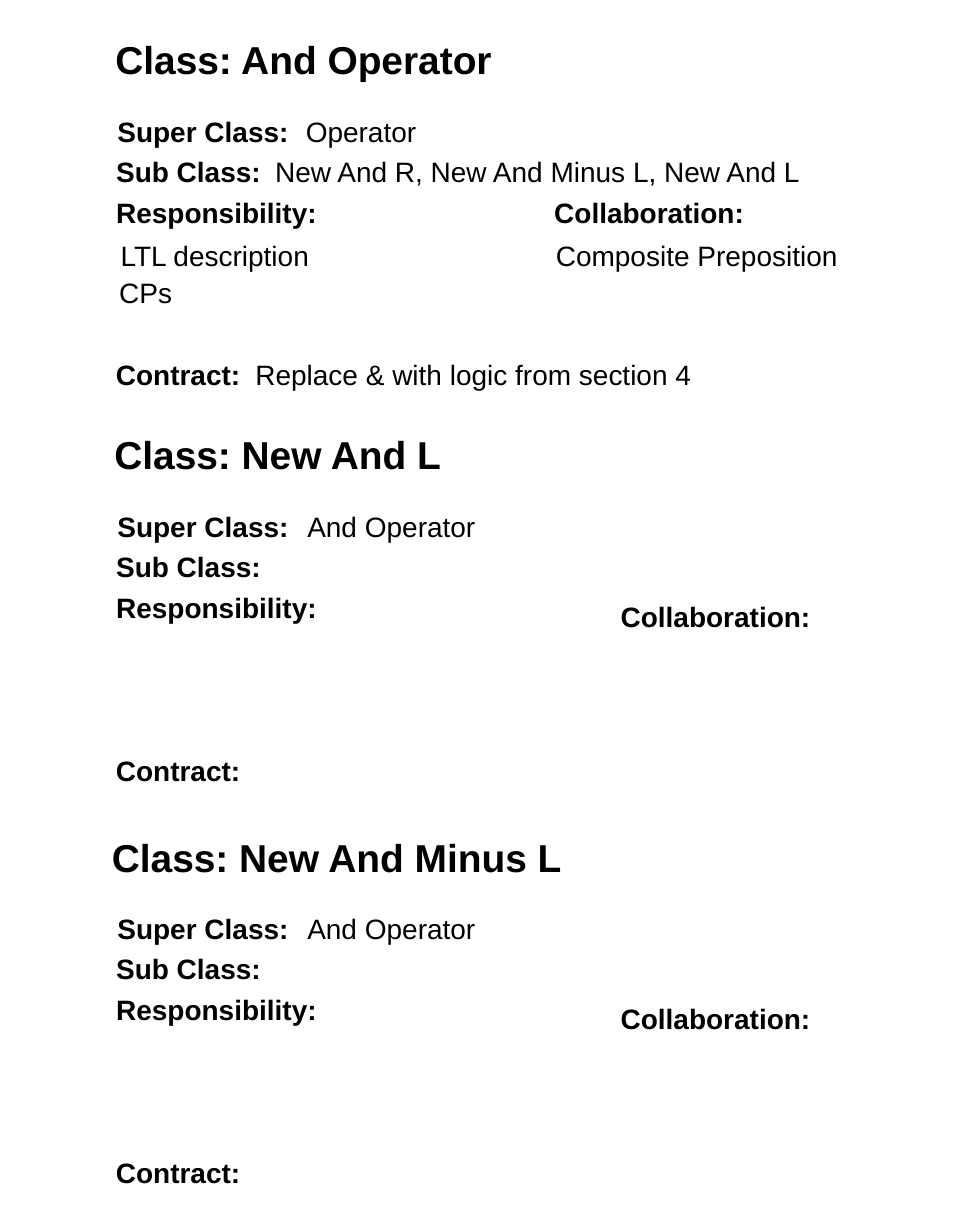
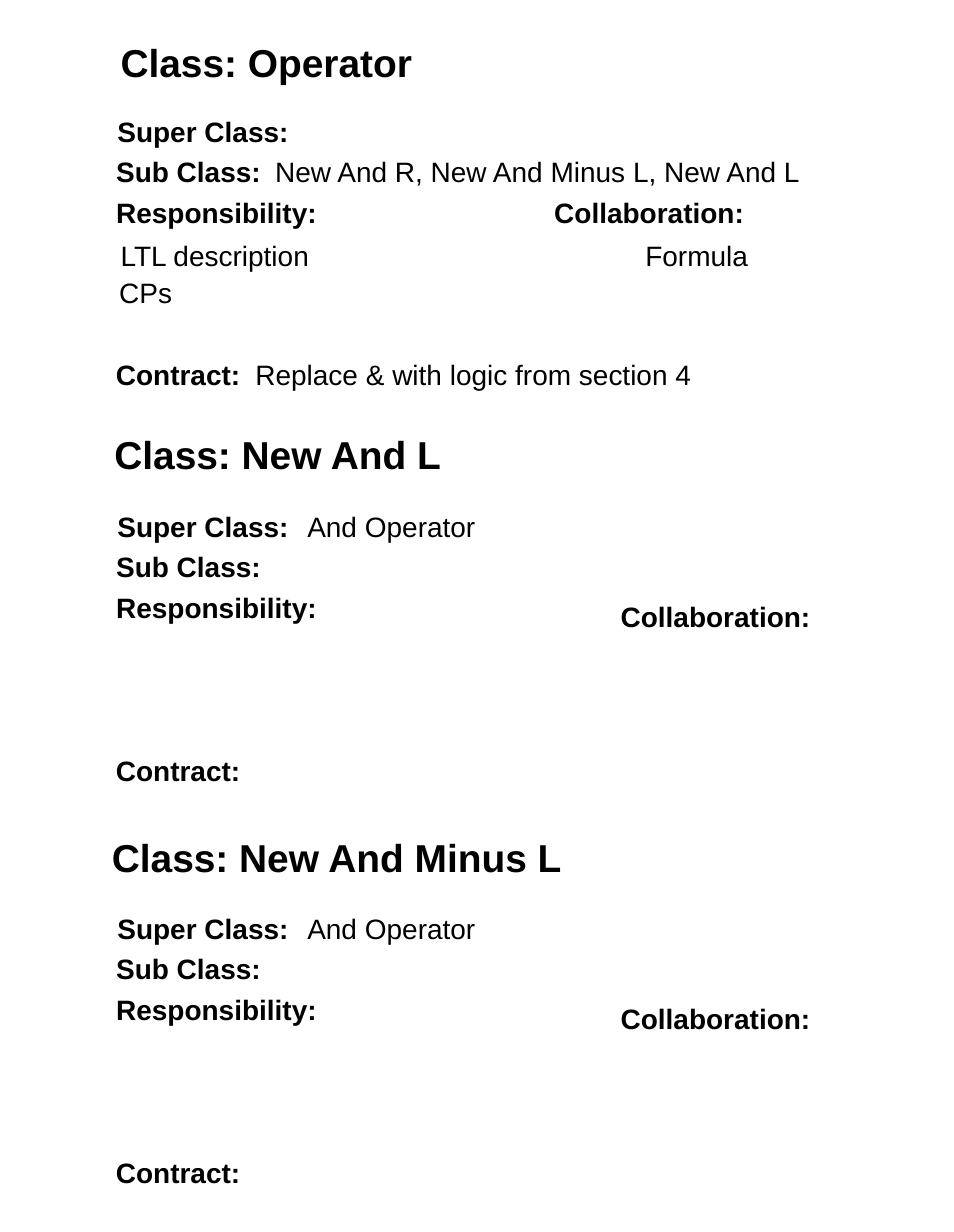
Before and after one commit to jlmacias/ltl, a slide deck: slide 11 of documents/6-18-15/Software Construction LTL Classes.pptx (slide 10 before the commit). Drawn at 954x1232 pixels with LibreOffice and Linux fonts; fonts in the diff are those of the drawing. Boxes give left, top, right and bottom in pixels: in the first picture for what was removed or moved away, otherwise in the second. Text is boxed around its words. In the diff, an @@ line names an element or a change of style, - is before the commit and + after.

```diff
--- a/documents/6-18-15/Software Construction LTL Classes.pptx
+++ b/documents/6-18-15/Software Construction LTL Classes.pptx
@@ text at (121,48,412,84): text changed @@
-Class: And Operator
+Class: Operator
@@ text removed at (306,122,416,147) @@
-Operator
@@ text at (645,245,748,267): text changed @@
-Composite Preposition
+Formula
```
Also in this commit, not shown: 2 other slides changed, 1 slide added.
